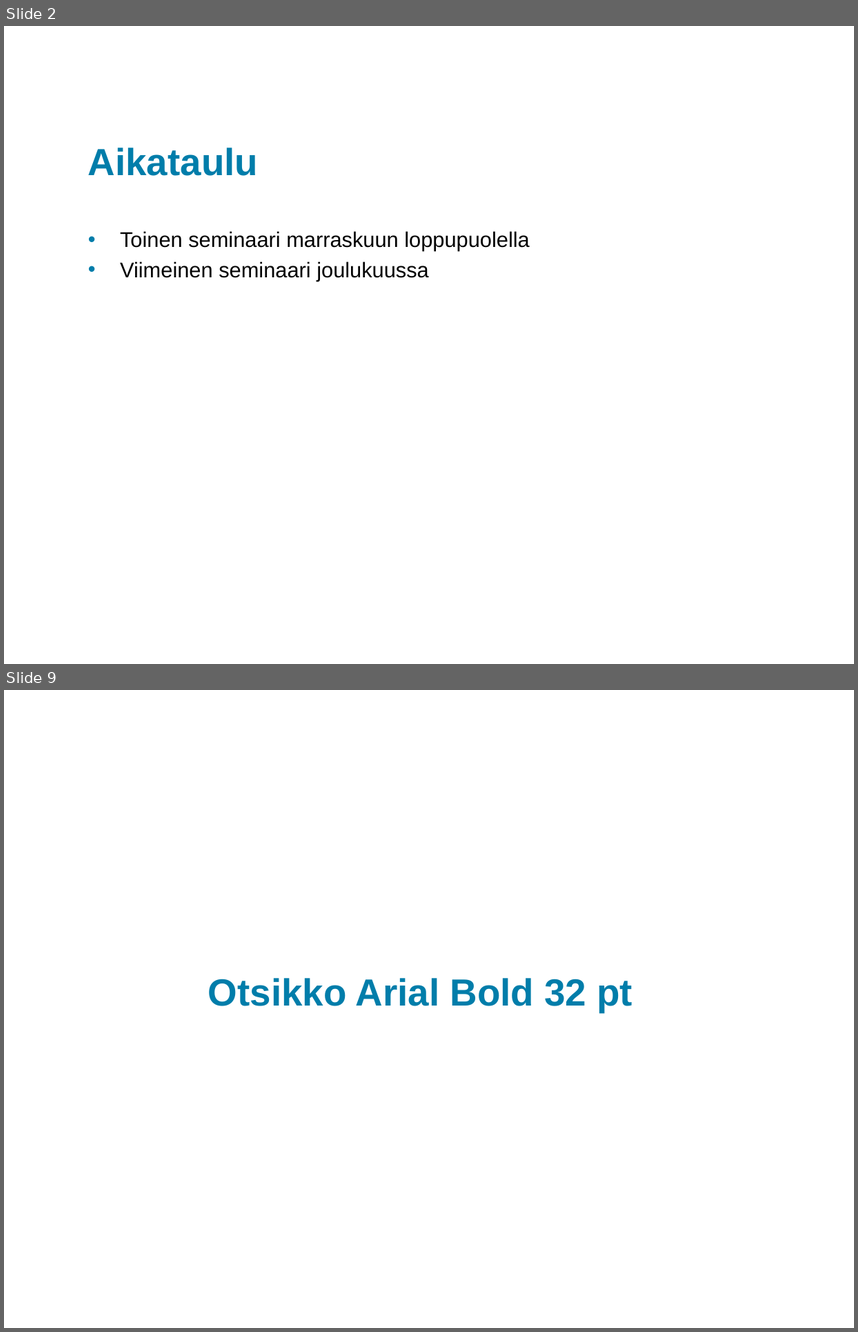
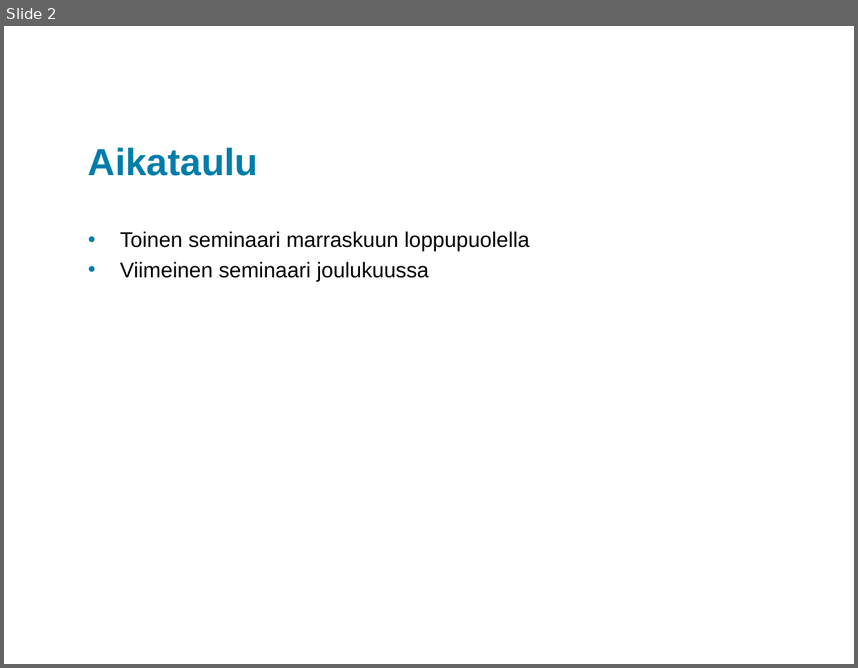
Before and after one commit to king784/GLJRPG, a slide deck: Presentation/GLJRPGSeminaariXAMK.pptx. Shown one above the other, each under a label of ours: slides 2 and 9 before the commit, slide 2 after it; the slides between them are not shown. The pictures are 858x1332 and 858x668 pixels, drawn with LibreOffice and Linux fonts; fonts in the diff are those of the drawing; background and template pictures are left out. Boxes give left, top, right and bottom in pixels: in the first picture for what was removed or moved away, otherwise in the second. Text is boxed around its words. In the diff, an @@ line names an element or a change of style, - is before the commit and + after.

```diff
--- a/Presentation/GLJRPGSeminaariXAMK.pptx
+++ b/Presentation/GLJRPGSeminaariXAMK.pptx
@@ slide 9 removed at [4,690,854,1328], background #FFFFFF @@
@@ title removed at [208,978,633,1012] @@
-Otsikko Arial Bold 32 pt
```
Also in this commit, not shown: 1 slide changed, 3 slides added, 7 other slides removed.
